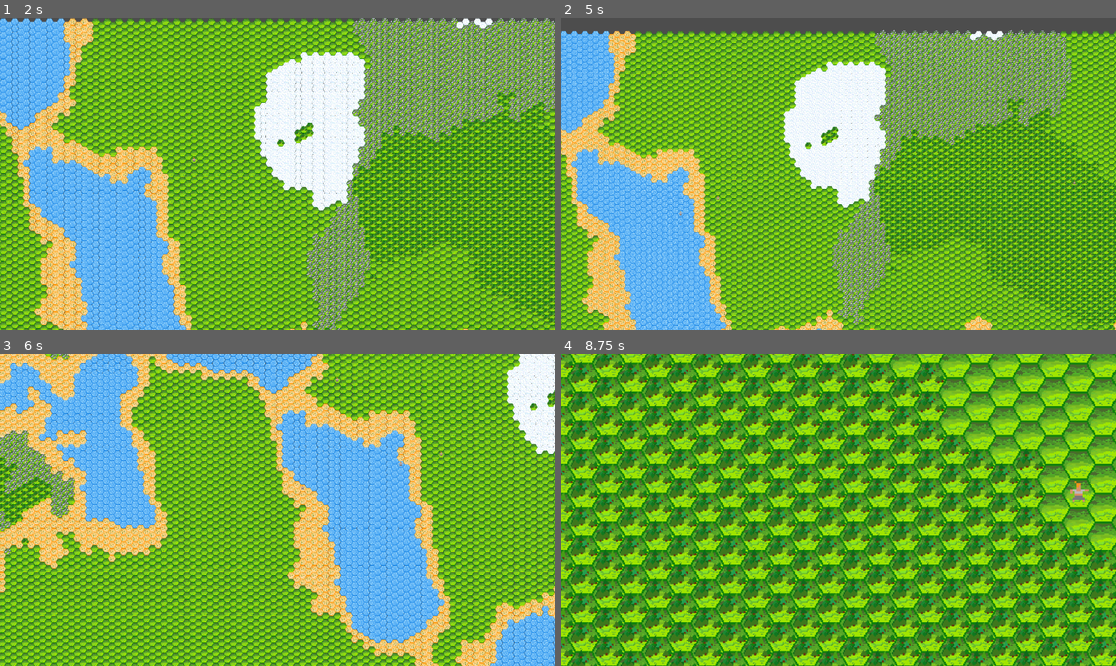
Above: before the commit, frames 1-4 (two rows, left to right).
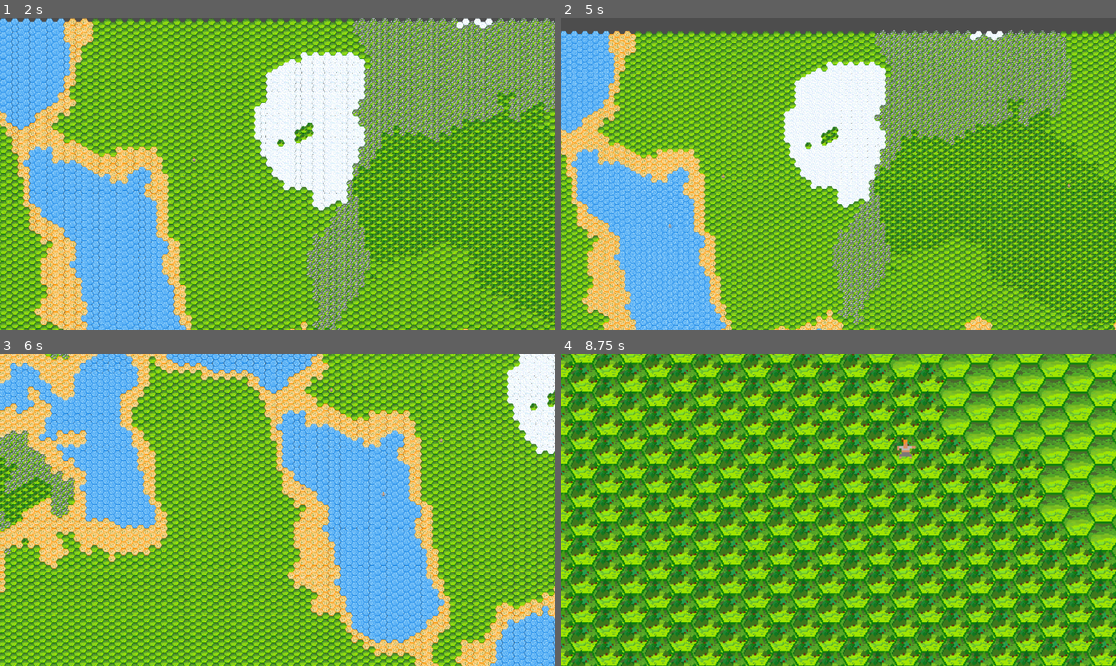
Above: after the commit, the same moments.

Repository: IsStephy/Game_TM_2
Game: Godot game, scene res://scenes/opening_menu.tscn
Two runs of this game, one before a commit and one after it. Both use one fixed random seed, a clock stepped at 60 frames per second and the inputs below.
Inputs (mouse positions are in pixels of both pictures, inside the frame that each line leads up to):
- Up to frame 1 (2 s): click "Start" at 0.5 s; tap Enter at 1.25 s; move the mouse to (399, 158) at 1.27 s; hold Right (ui_right) from 1.28 s (still down); tap Space at 1.35, 1.52, 1.82 s; click (399, 158) at 1.42 s
- Up to frame 2 (5 s): move the mouse to (727, 189) at 2.02 s; release Right (ui_right) at 2.03 s; hold Down (ui_down) 2.03-2.78 s; tap P at 2.1 s; click (727, 189) at 2.17 s; tap Space at 2.27, 2.3, 2.57, 3.05, 3.6, 3.77, 4.07, 4.52, 4.55, 4.82 s; move the mouse to (894, 105) at 2.77 s; hold Right (ui_right) 2.78-3.53 s; hold O 2.78-3.53 s; click (894, 105) at 2.92 s; move the mouse to (810, 236) at 3.52 s; hold Up (ui_up) 3.53-4.28 s; click (810, 236) at 3.67 s; move the mouse to (1005, 220) at 4.27 s; hold Left (ui_left) from 4.28 s (still down); hold P from 4.28 s (still down); click (1005, 220) at 4.42 s
- Up to frame 3 (6 s): move the mouse to (111, 463) at 5.02 s; release P at 5.03 s; tap O at 5.1 s; click (111, 463) at 5.17 s; tap Space at 5.27, 5.3, 5.57, 5.85 s; move the mouse to (305, 510) at 5.77 s; release Left (ui_left) at 5.78 s; hold Down (ui_down) from 5.78 s (still down); click (305, 510) at 5.92 s
- Up to frame 4 (8.75 s): move the mouse to (755, 432) at 6.52 s; release Down (ui_down) at 6.53 s; hold Right (ui_right) 6.53-7.28 s; tap P at 6.6 s; click (755, 432) at 6.67 s; tap Space at 6.77, 6.8, 7.07, 7.52, 7.55, 7.82, 8.1, 8.27, 8.57 s; move the mouse to (960, 494) at 7.27 s; hold Up (ui_up) 7.28-8.03 s; hold O 7.28-8.03 s; click (960, 494) at 7.42 s; move the mouse to (727, 525) at 8.02 s; hold Right (ui_right) from 8.03 s (still down); click (727, 525) at 8.17 s

Frame 1 is identical in both runs. In frame 2, less than 0.1% of the frame differs, in the area x 19-93%, y 49-68%; in frame 3, less than 0.1%; in frame 4, 0.2%, in the area x 60-96%, y 26-48%.

Commit message:
add movement logic and gather food and wood

Diff:
--- a/Grid_map/game_of_life/scenes/human_cell.gd
+++ b/Grid_map/game_of_life/scenes/human_cell.gd
@@ -4,9 +4,10 @@
 var health: int = 60
 var happiness: int = 60
 var stamina: int = 100
-var hunger: int = 100
+var hunger: int = 100  # Hunger stat
 var age: int = 0
 var max_age: int = 400
+var wood_amount: int = 0
 
 # ✅ Memory
 var memory = {
@@ -18,6 +19,7 @@
 var move_index: int = 0
 var is_moving: bool = false
 var perception_radius: int = 8
+var is_stamina_low: bool = false
 
 # ✅ World data
 var tile_map
@@ -25,9 +27,10 @@
 var weight_map: Dictionary
 
 # ✅ Constants
-const GENERATION_TIME := 0.5
-
-var is_paused: bool = false  # Variable to control paused state
+const GENERATION_TIME := 1
+const STAMINA_REGEN_RATE := 10  # Stamina regeneration per cycle
+
+var is_paused: bool = true  # Variable to control paused state
 
 # Called when the node enters the scene tree for the first time.
 func _ready():
@@ -74,20 +77,56 @@
 func decide_action():
 	# Adjusting stats
 	age += 1
-	hunger -= 1  # Decreases hunger over time
+	hunger -= 5  # Decreases hunger over time
 	stamina -= 1  # Decreases stamina over time
+	happiness -= 2
 
 	# If hunger is too high, search for food
-	if hunger <= 60:
+	if hunger <= 30:
 		var food_pos = scan_for_food()  # Search for food based on perception radius
 		if food_pos:
 			move_to(food_pos)  # Move to the food
 			return
-
-	# If no food found, wander randomly (as a fallback behavior)
+	if happiness <= 30:
+		var flower_pos = search_for_happy()  # Search for happiness (flowers) based on perception radius
+		if flower_pos:
+			move_to(flower_pos)  # Move to the flower
+			return
+
+	# If hunger and happiness are not too low, gather wood from the forest
+	if wood_amount < 30:
+		var forest_pos = search_for_wood()  # Search for forest to gather wood
+		if forest_pos:
+			move_to(forest_pos)  # Move to the forest to gather wood
+			return
+
+	# If no food, happiness, or wood found, wander randomly (as a fallback behavior)
 	var current_pos = tile_map.local_to_map(global_position)
 	var target_pos = current_pos + Vector2i(randi_range(-5, 5), randi_range(-5, 5))
 	move_to(target_pos)
+
+# Function to search for forest (weight 2) within a radius of 10
+func search_for_wood():
+	var current_cell = tile_map.local_to_map(global_position)
+	for x_offset in range(-10, 11):  # Searching within a radius of 10
+		for y_offset in range(-10, 11):  # Searching within a radius of 10
+			var check_pos = current_cell + Vector2i(x_offset, y_offset)
+
+			# Check if the tile exists and if it has a forest (weight 2)
+			if not weight_map.has(check_pos):
+				continue
+
+			var weight = weight_map[check_pos]
+			if weight == 2:  # Forest (wood resource)
+				return check_pos
+
+	return null
+
+# Function to gather wood when staying in a forest (weight 2)
+func gather_wood():
+	if wood_amount < 30:  # Check if the human can still gather wood (max 30)
+		wood_amount = min(wood_amount + 3, 30)  # Increase wood by 3 per generation, max 30
+		print("Gathered wood. Current wood amount: ", wood_amount)
 
 
 func scan_for_food():
@@ -103,11 +142,27 @@
 			var weight = weight_map[check_pos]
 			if weight == 2:  # Forest (food resource)
 				return check_pos
-			if weight == 3 and randi() % 2 == 0:  # Water/Sand (fish)
+			if weight == 2.5 and randi() % 2 == 0:  # Water/Sand (fish)
 				return check_pos
 
 	return null
 
+# Function to search for happiness (flowers) within a radius of 10 and weight of 1.5
+func search_for_happy():
+	var current_cell = tile_map.local_to_map(global_position)
+	for x_offset in range(-10, 11):  # Searching within a radius of 10
+		for y_offset in range(-10, 11):  # Searching within a radius of 10
+			var check_pos = current_cell + Vector2i(x_offset, y_offset)
+
+			# Check if the tile exists and if it has a flower (weight 1.5)
+			if not weight_map.has(check_pos):
+				continue
+
+			var weight = weight_map[check_pos]
+			if weight == 1.5:  # Flower (happiness resource)
+				return check_pos
+
+	return null
 
 func move_to(target: Vector2i):
 	# Ensure the current and target positions are valid
@@ -125,31 +180,92 @@
 		is_moving = true
 		_move_along_path()  # Call the move logic
 
+var is_happiness_low:bool = false
+func check_for_happiness():
+	if happiness <= 0:
+		health -= 2
+	if happiness >= 100:
+		is_happiness_low = false
+	# Check if happiness is too low
+	if happiness <= 30 or is_happiness_low:
+		is_happiness_low = true
+		print("Happiness exhausted, waiting for recovery...")
+		# Regenerate happiness until it reaches 100
+		happiness = min(happiness + 10, 100)
+		happiness -= 2
+		health += 5
+		await get_tree().create_timer(GENERATION_TIME).timeout
+		_move_along_path()  # Call again after regenerating happiness
+		return
+
+var is_hunger_low: bool = false
+func check_for_hunger():
+	if hunger <= 0:
+		health -= 2
+	if hunger >= 100:
+		is_hunger_low = false
+	# Check if hunger is too low
+	if hunger <= 30 or is_hunger_low:
+		is_hunger_low = true
+		print("Hunger exhausted, waiting for recovery...")
+		# Regenerate hunger until it reaches 100
+		hunger = min(hunger + 10, 100)
+		hunger -= 5
+		health += 5
+		await get_tree().create_timer(GENERATION_TIME).timeout
+		_move_along_path()  # Call again after regenerating hunger
+		return
+
+func check_for_stamina():
+	if stamina <= 0:
+		health -= 2
+	if stamina >= 100:
+		is_stamina_low = false
+	# Check if stamina is too low
+	if stamina <= 30 or is_stamina_low:
+		is_stamina_low = true
+		print("Stamina exhausted, waiting for recovery...")
+		# Regenerate stamina until it reaches 100
+		stamina = min(stamina + STAMINA_REGEN_RATE, 100)
+		stamina -= 1
+		health += 5
+		await get_tree().create_timer(GENERATION_TIME).timeout
+		_move_along_path()  # Call again after regenerating stamina
+		return
 
 func _move_along_path():
 	if move_index >= path.size():
 		is_moving = false  # End movement when path is exhausted
 		return
 
-	var next_pos = Vector2i(path[move_index])  # Get the next point in path
-	var cost = weight_map.get(next_pos, 1)
-
-	# Decrease stamina based on tile weight
-	stamina -= cost
-
-	# Handle out of stamina
-	if stamina <= 0:
-		print("A human ran out of stamina!")
-		is_moving = false
-		return
-
-	# Update global position to move the human
-	global_position = tile_map.map_to_local(next_pos)
-
-	# Update the sprite position relative to the human node
-	$Cell.global_position = global_position  # Correct sprite's global position
-	move_index += 1
-
-	# Call again after some delay
-	await get_tree().create_timer(GENERATION_TIME).timeout
-	_move_along_path()  # Recursively move along the path
+	check_for_stamina()
+	check_for_happiness()
+	check_for_hunger()
+
+	if is_stamina_low == false:
+		var next_pos = Vector2i(path[move_index])  # Get the next point in path
+		var cost = weight_map.get(next_pos, 1)
+
+		# Decrease stamina based on tile weight
+		stamina -= cost
+
+		# Handle out of stamina
+		if stamina <= 0:
+			print("A human ran out of stamina!")
+			is_moving = false
+			return
+
+		# Check if the human is on a forest tile (weight 2) and gather wood
+		if weight_map.get(next_pos) == 2:  # Forest tile
+			gather_wood()
+
+		# Update global position to move the human
+		global_position = tile_map.map_to_local(next_pos)
+
+		# Update the sprite position relative to the human node
+		$Cell.global_position = global_position  # Correct sprite's global position
+		move_index += 1
+
+		# Call again after some delay
+		await get_tree().create_timer(GENERATION_TIME).timeout
+		_move_along_path()  # Recursively move along the path
--- a/Grid_map/game_of_life/scenes/main.gd
+++ b/Grid_map/game_of_life/scenes/main.gd
@@ -9,7 +9,7 @@
 var height: int = 200
 @onready var tile_map = $TileMapLayer
 @onready var astar = AStar2D.new()
-var humans = []
+var humans = []  # Keep track of humans
 
 var source_id = 0
 var water = Vector2i(5, 24)
@@ -26,13 +26,13 @@
 var weight_map = {}
 
 var tile_weights_map = {
-	"water": 3,
-	"sand": 1,
+	"water": 2.5,
+	"sand": 2.5,
 	"grass": 1,
 	"forest": 2,
 	"mountain": 3,
 	"snow": 3,
-	"flower": 1
+	"flower": 1.5
 }
 
 var thresholds = [
@@ -56,7 +56,7 @@
 		push_error("NoiseTexture2D is not set correctly!")
 
 	add_child(details_label)
-	details_label.hide()
+	details_label.hide()  # Hide the label initially
 
 func merge_noises():
 	for x in range(width):
@@ -65,22 +65,28 @@
 
 func _unhandled_input(event):
 	if event is InputEventMouseButton and event.pressed:
+		var mouse_pos = get_local_mouse_position()
+		var cell_coords = tile_map.local_to_map(mouse_pos)
+
 		if event.button_index == MOUSE_BUTTON_LEFT:
-			var mouse_pos = get_local_mouse_position()
-			var cell_coords = tile_map.local_to_map(mouse_pos)
 			print("Clicked at tile:", cell_coords)
 			spawn_human(cell_coords)
+		elif event.button_index == MOUSE_BUTTON_RIGHT:
+			print("Right-clicked at tile:", cell_coords)
+			# Check if any human is in the clicked position
+			for human in humans:
+				if human.global_position == tile_map.map_to_local(cell_coords):  # Match position
+					show_human_stats(human)
+					return
+			details_label.hide()  # Hide the label if no human is found
 
-
-var is_paused = false  # Flag to track pause state
+var is_paused = true  # Flag to track pause state
 
 func _input(event):
 	if event is InputEventKey:
 		if event.pressed and event.keycode == KEY_SPACE:
 			is_paused = !is_paused  # Toggle pause state
-			print("Game is ","paused" if is_paused else "runing")
-
-
+			print("Game is ","paused" if is_paused else "running")
 
 func _process(delta):
 	if is_paused:
@@ -88,9 +94,8 @@
 
 	# All your normal processing here...
 	for human_cell in humans:
-		if not human_cell["is_moving"] and human_cell["stamina"] > 0:
+		if not human_cell["is_moving"] :
 			human_cell.decide_action()
-
 
 var used_tiles = {}
 
@@ -108,6 +113,13 @@
 	print("✅ Spawned human at tile:", pos, " | World pos:", world_pos)
 	humans.append(human)
 
+# Function to display human stats on the label
+# Function to display human stats on the label
+func show_human_stats(human):
+	# Update the label text with human stats using string interpolation
+	details_label.text = "Health: " + str(human.health) + "\n Happiness: " + str(human.happiness) + "\nStamina: " + str(human.stamina) + "\n Hunger: " + str(human.hunger) + "\nAge: " + str(human.age) + "\nMax Age: " + str(human.max_age)
+	details_label.position = get_local_mouse_position() + Vector2(10, 10)  # Position the label near the mouse click
+	details_label.show()  # Make the label visible
 
 
 func generate_world():
@@ -125,10 +137,10 @@
 
 			if normalized_noise < thresholds[1]:
 				tile_pos = water
-				weight = 3
+				weight = 2.5
 			elif normalized_noise < thresholds[2]:
 				tile_pos = sand
-				weight = 1
+				weight = 2.5
 			else:
 				tile_pos = grass
 				weight = 1
@@ -137,7 +149,7 @@
 					weight = 3
 				elif flower_chance > 0.45:
 					tile_pos = flower
-					weight = 1
+					weight = 1.5
 				elif forest_chance > 0.2:
 					tile_pos = forest
 					weight = 2
@@ -157,13 +169,25 @@
 			connect_hex_neighbors(x, y, node_id)
 
 func connect_hex_neighbors(x: int, y: int, node_id: int):
-	var directions = [
-		Vector2(-1, 0), Vector2(-2, 0), Vector2(-1, 1),
-		Vector2(1, 1), Vector2(0, 2), Vector2(1, 0)
+	var directions_1 = [
+		Vector2(-1, 0), Vector2(0 , -1), Vector2(1, 0),
+		Vector2(-1, 1), Vector2(0, 1), Vector2(1, 1)
 	]
-	for dir in directions:
-		var nx = x + dir.x
-		var ny = y + dir.y
-		if nx >= 0 and nx < width and ny >= 0 and ny < height:
-			var neighbor_id = nx * height + ny
-			astar.connect_points(node_id, neighbor_id, true)
+	var directions_2 = [
+		Vector2(-1, -1), Vector2(0 , -1), Vector2(1, -1),
+		Vector2(-1, 0), Vector2(0, 1), Vector2(0, 1)
+	]
+	if x % 2 == 1:
+		for dir in directions_1:
+			var nx = x + dir.x
+			var ny = y + dir.y
+			if nx >= 0 and nx < width and ny >= 0 and ny < height:
+				var neighbor_id = nx * height + ny
+				astar.connect_points(node_id, neighbor_id, true)
+	else:
+		for dir in directions_2:
+			var nx = x + dir.x
+			var ny = y + dir.y
+			if nx >= 0 and nx < width and ny >= 0 and ny < height:
+				var neighbor_id = nx * height + ny
+				astar.connect_points(node_id, neighbor_id, true)
